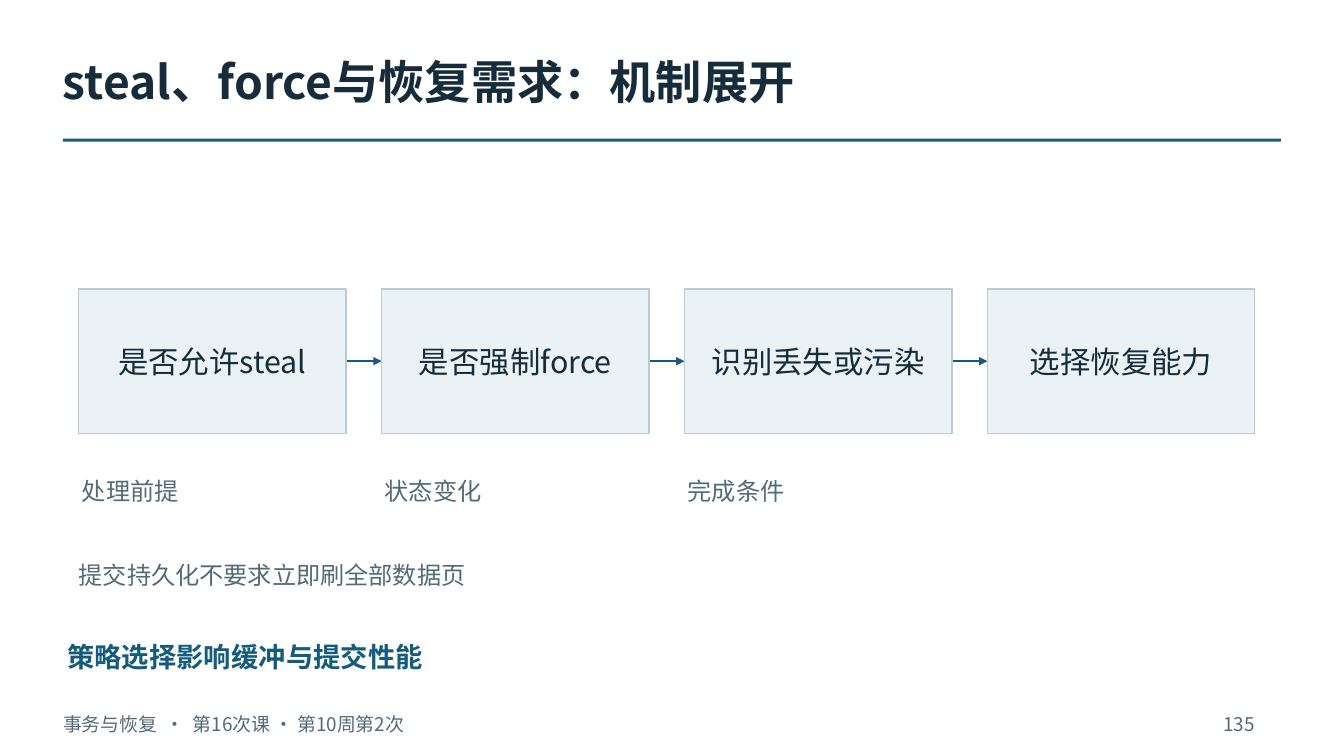
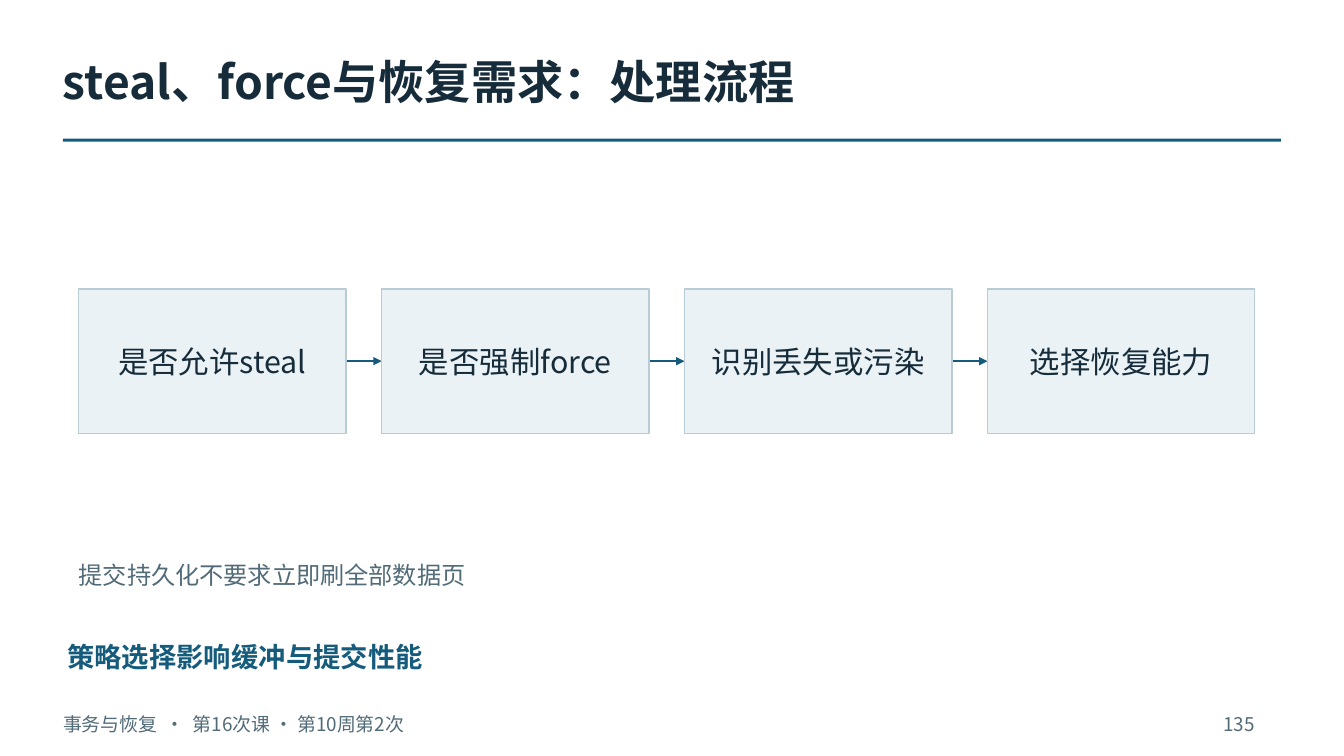
Before and after one commit to intellistream/database-kernel-course-student, a slide deck: slide 135 of 01_课件（第6版）/04_事务与恢复.pptx. Drawn at 1344x756 pixels with LibreOffice and Linux fonts; fonts in the diff are those of the drawing. Boxes give left, top, right and bottom in pixels: in the first picture for what was removed or moved away, otherwise in the second. Text is boxed around its words. In the diff, an @@ line names an element or a change of style, - is before the commit and + after.

```diff
--- a/01_课件（第6版）/04_事务与恢复.pptx
+++ b/01_课件（第6版）/04_事务与恢复.pptx
@@ text at (x1=63, y1=59, x2=794, y2=103): text changed @@
-steal、force与恢复需求：机制展开
+steal、force与恢复需求：处理流程
@@ text removed at (x1=82, y1=479, x2=179, y2=502) @@
-处理前提
@@ text removed at (x1=385, y1=479, x2=482, y2=502) @@
-状态变化
@@ text removed at (x1=688, y1=479, x2=785, y2=502) @@
-完成条件
```
Also in this commit, not shown: 184 other slides changed, 6 other files.
